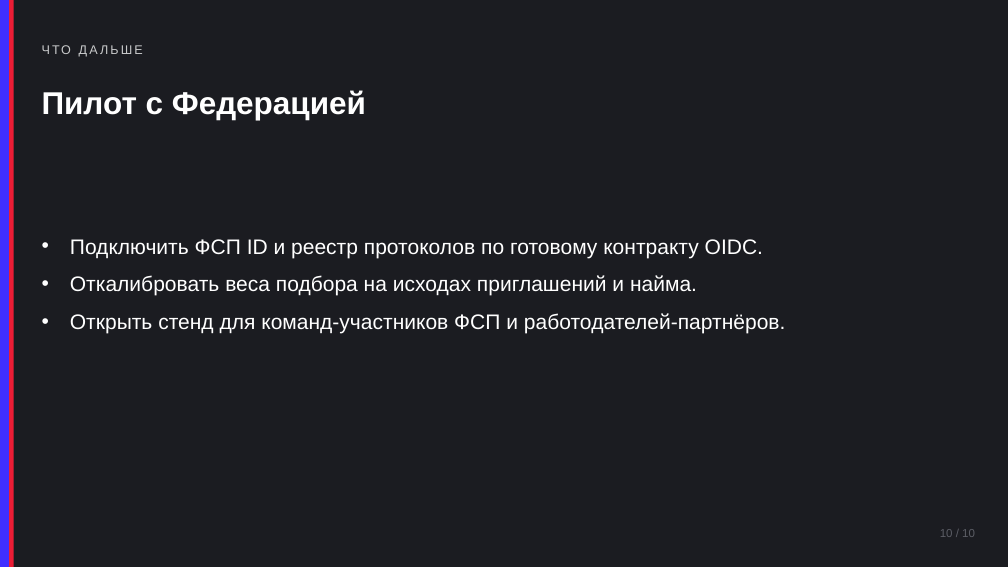
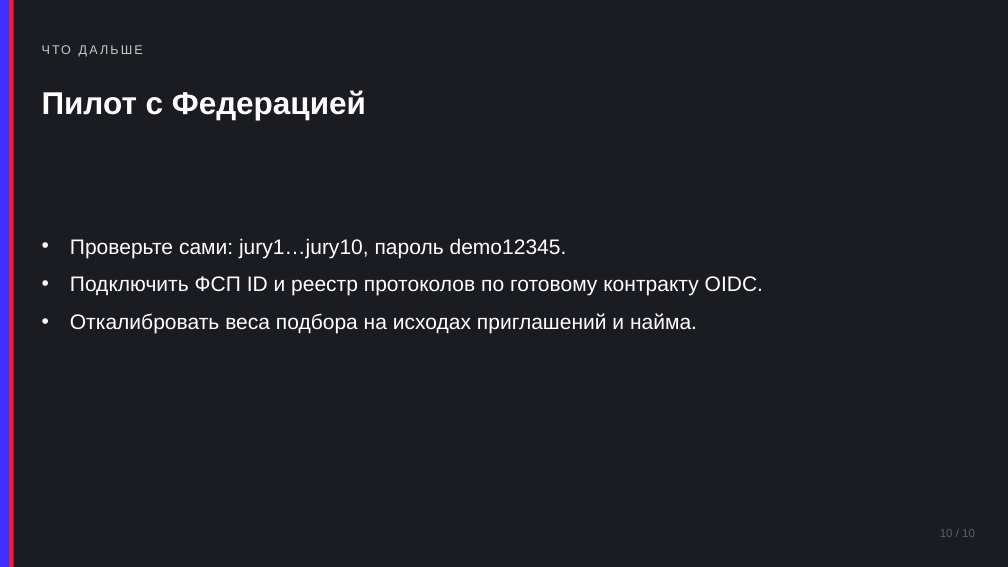
Before and after one commit to KonkovDV/fsp-talent, a slide deck: slide 10 of docs/pitch.pptx. Drawn at 1008x567 pixels with LibreOffice and Linux fonts; fonts in the diff are those of the drawing. Boxes give left, top, right and bottom in pixels: in the first picture for what was removed or moved away, otherwise in the second. Text is boxed around its words. In the diff, an @@ line names an element or a change of style, - is before the commit and + after.

```diff
--- a/docs/pitch.pptx
+++ b/docs/pitch.pptx
@@ text at [70, 238, 567, 258]: paragraph added @@
+• Проверьте сами: jury1…jury10, пароль demo12345.
@@ text at [70, 313, 786, 334]: paragraph removed @@
-• Открыть стенд для команд-участников ФСП и работодателей-партнёров.
```
Also in this commit, not shown: 3 other slides changed, 8 other files.
